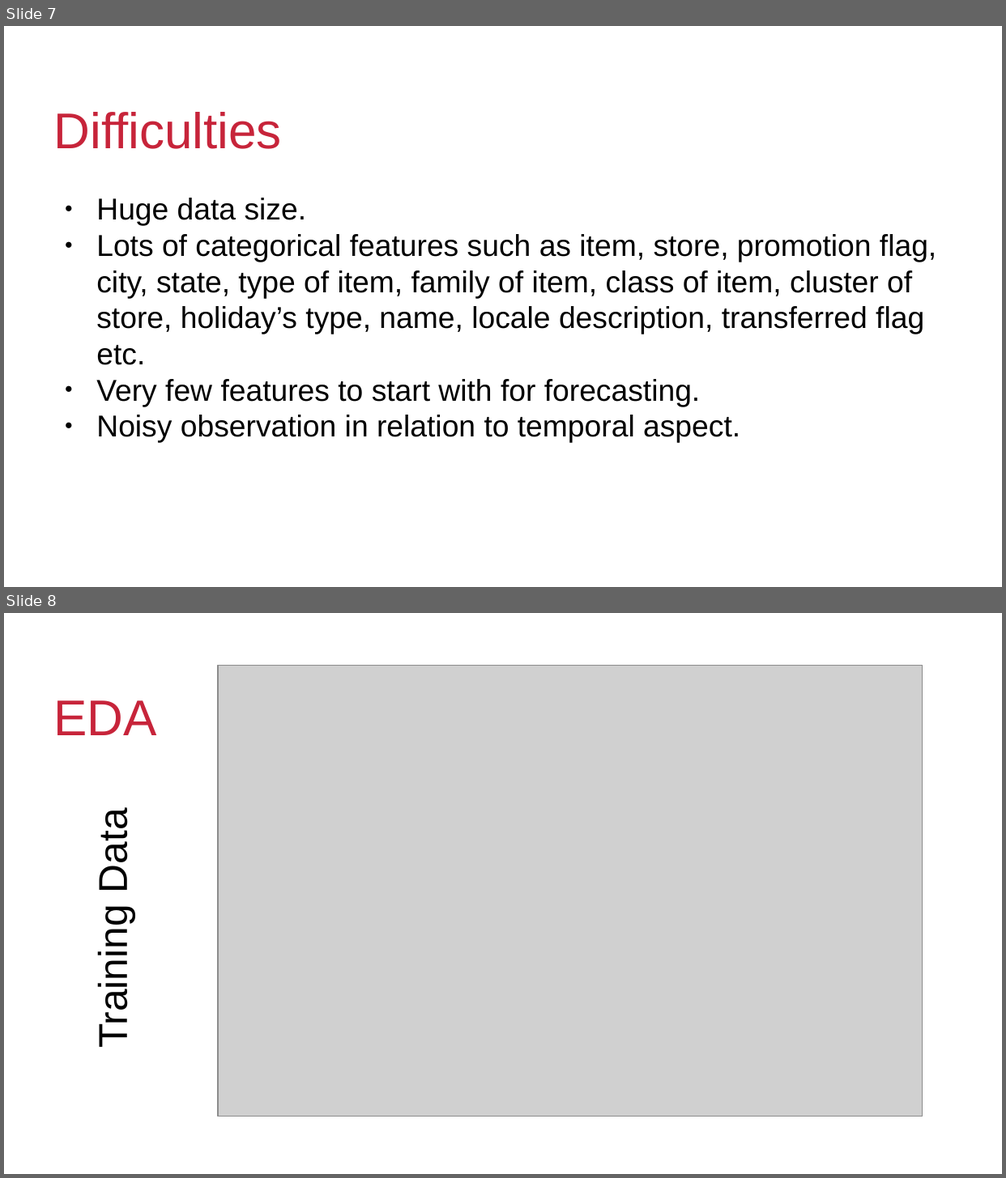
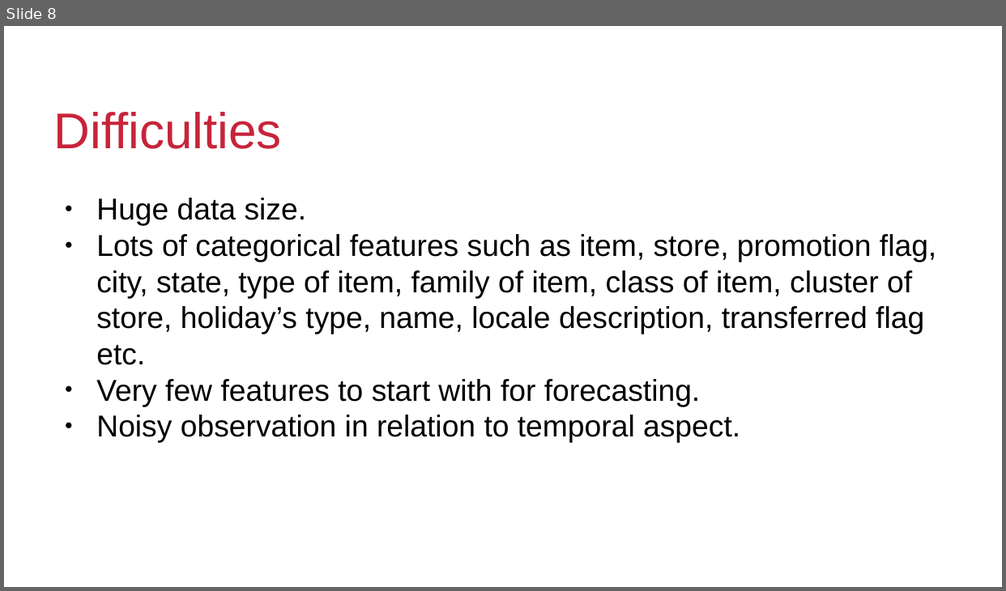
Before and after one commit to kalyanb29/Corporation-Favorita, a slide deck: Analytics.pptx. Shown one above the other, each under a label of ours: slides 7 and 8 before the commit, slide 8 after it. The pictures are 1006x1178 and 1006x591 pixels, drawn with LibreOffice and Linux fonts; fonts in the diff are those of the drawing; grey boxes stand for pictures; background and template pictures are left out. Boxes give left, top, right and bottom in pixels: in the first picture for what was removed or moved away, otherwise in the second. Text is boxed around its words. In the diff, an @@ line names an element or a change of style, - is before the commit and + after.

```diff
--- a/Analytics.pptx
+++ b/Analytics.pptx
@@ slide 8 removed at box(4, 613, 1002, 1174), background #FFFFFF; not listed: 1 template element that a slide beside it also shows @@
@@ picture removed at box(218, 666, 923, 1117) @@
@@ text removed at box(54, 700, 157, 735) @@
-EDA
@@ text removed at box(91, 816, 135, 1045) @@
-Training Data
@@ what was slide 7 is now slide 8 @@
```
Also in this commit, not shown: 2 slides changed, 24 slides added, 3 other slides removed.
